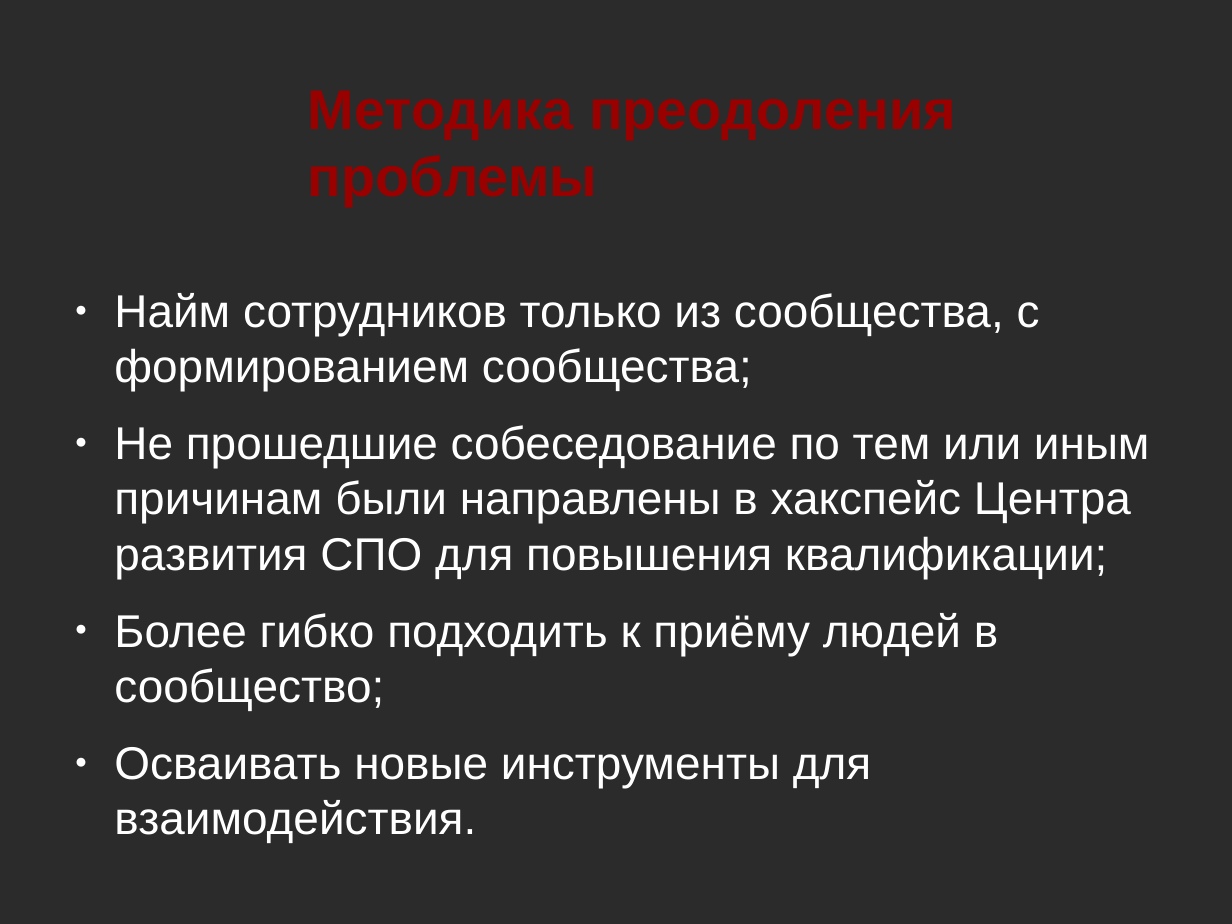
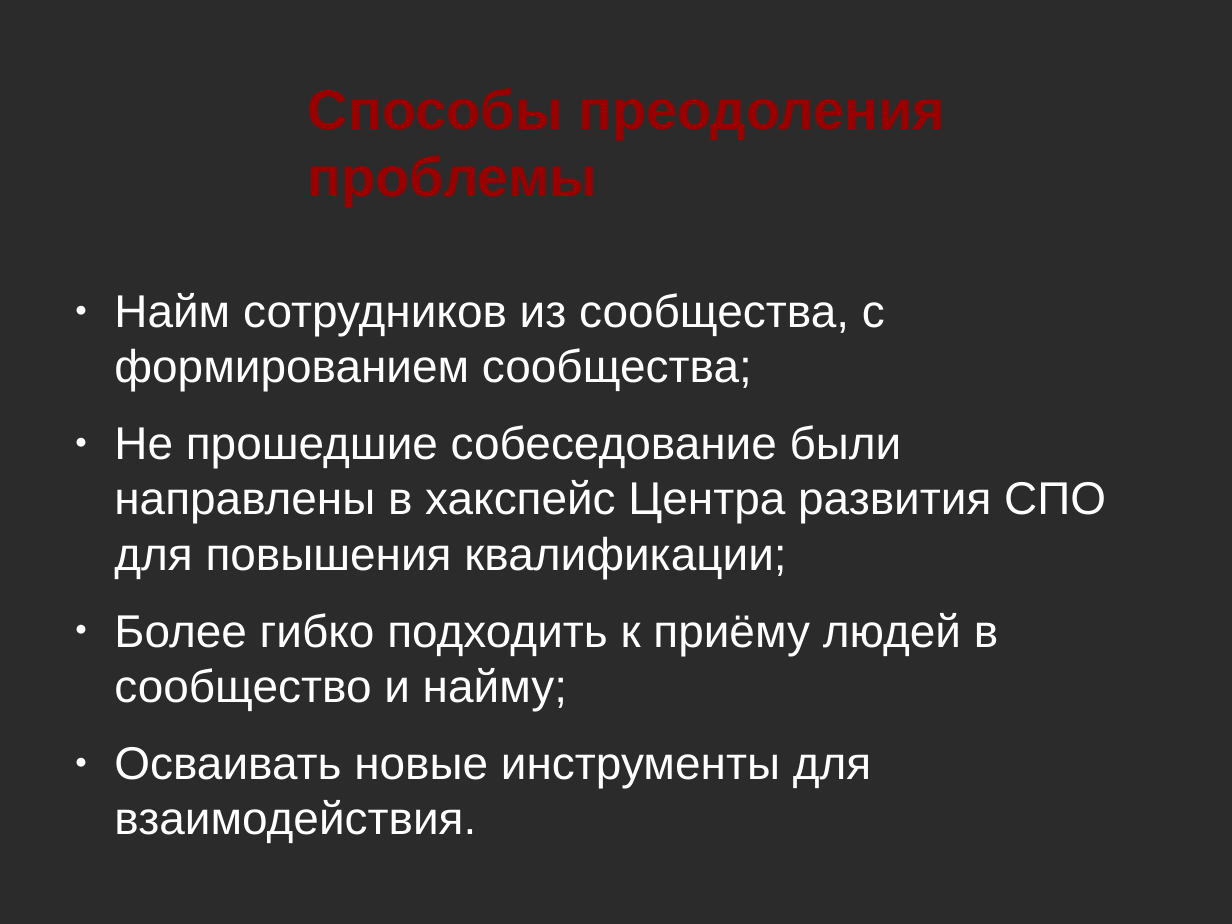
Before and after one commit to NIR-Ginko/presentations, a slide deck: slide 7 of 2020-02-07 ALT Join and community/ALT Join and community.odp (slide 9 before the commit). Drawn at 1232x924 pixels with LibreOffice and Linux fonts; fonts in the diff are those of the drawing; background and template pictures are left out; a plain dark background stands for a picture behind light text. Boxes give left, top, right and bottom in pixels: in the first picture for what was removed or moved away, otherwise in the second. Text is boxed around its words. In the diff, an @@ line names an element or a change of style, - is before the commit and + after.

```diff
--- a/2020-02-07 ALT Join and community/ALT Join and community.odp
+++ b/2020-02-07 ALT Join and community/ALT Join and community.odp
@@ title at [308,88,945,206]: text changed @@
-Методика преодоления проблемы
+Способы преодоления проблемы
@@ text at [114,293,1106,711]: text changed @@
-● Найм сотрудников только из сообщества, с формированием сообщества;
-● Не прошедшие собеседование по тем или иным причинам были направлены в хакспейс Центра развития СПО для повышения квалификации;
-● Более гибко подходить к приёму людей в сообщество;
+● Найм сотрудников из сообщества, с формированием сообщества;
+● Не прошедшие собеседование были направлены в хакспейс Центра развития СПО для повышения квалификации;
+● Более гибко подходить к приёму людей в сообщество и найму;
```
Also in this commit, not shown: 4 other slides changed, 2 slides removed.
